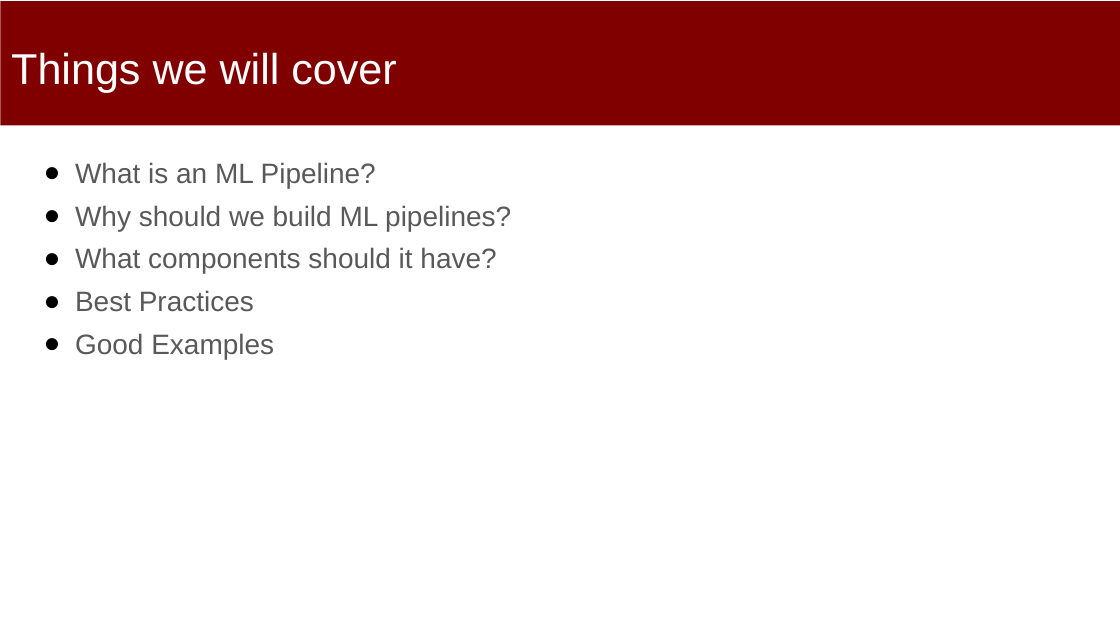
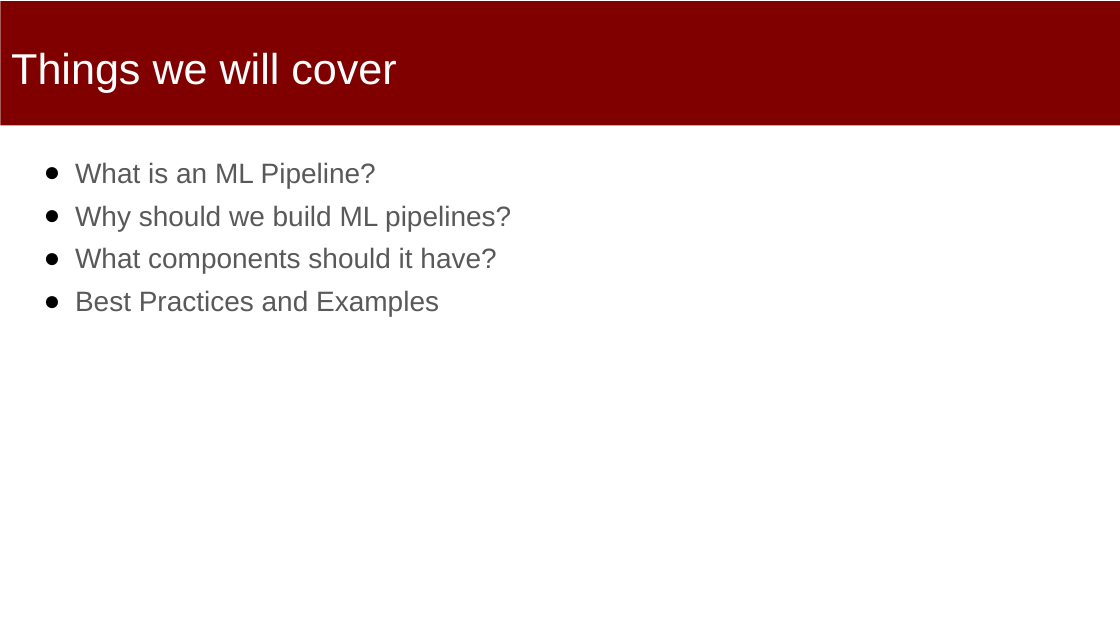
Before and after one commit to dssg/mlforpublicpolicylab, a slide deck: slide 5 of Lectures/09-Machine-Learning-Pipelines.pptx. Drawn at 1120x630 pixels with LibreOffice and Linux fonts; fonts in the diff are those of the drawing. Boxes give left, top, right and bottom in pixels: in the first picture for what was removed or moved away, otherwise in the second. Text is boxed around its words. In the diff, an @@ line names an element or a change of style, - is before the commit and + after.

```diff
--- a/Lectures/09-Machine-Learning-Pipelines.pptx
+++ b/Lectures/09-Machine-Learning-Pipelines.pptx
@@ text at bbox=[75, 290, 439, 316]: text changed @@
-● Best Practices
-● Good Examples
+● Best Practices and Examples
```
Also in this commit, not shown: 3 other slides changed, 44 other files.
